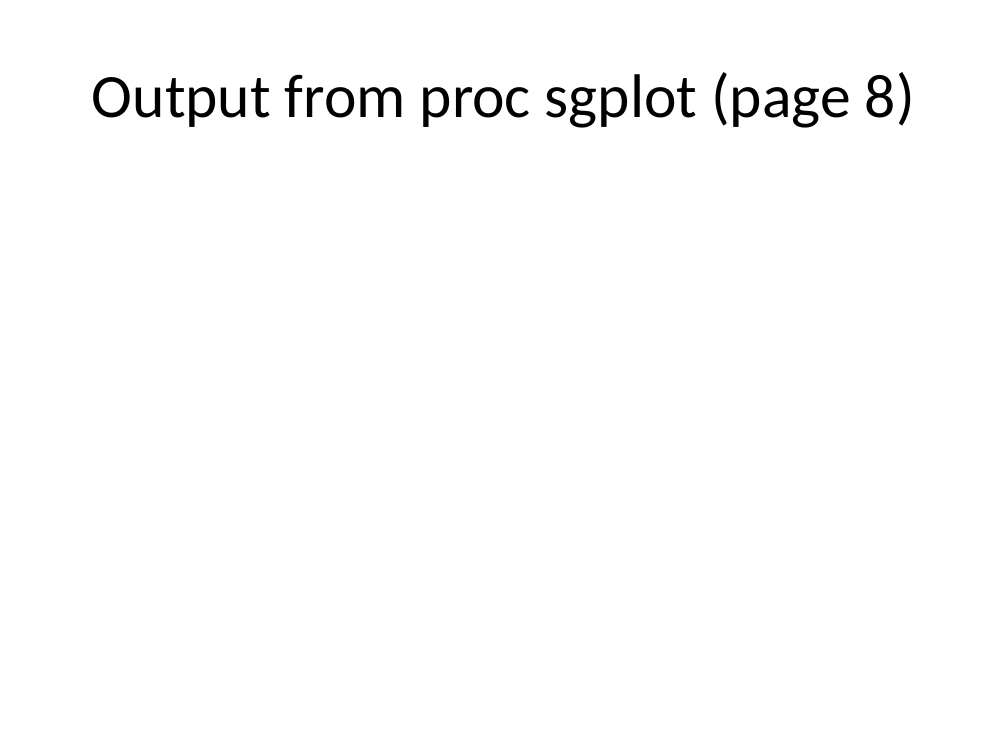
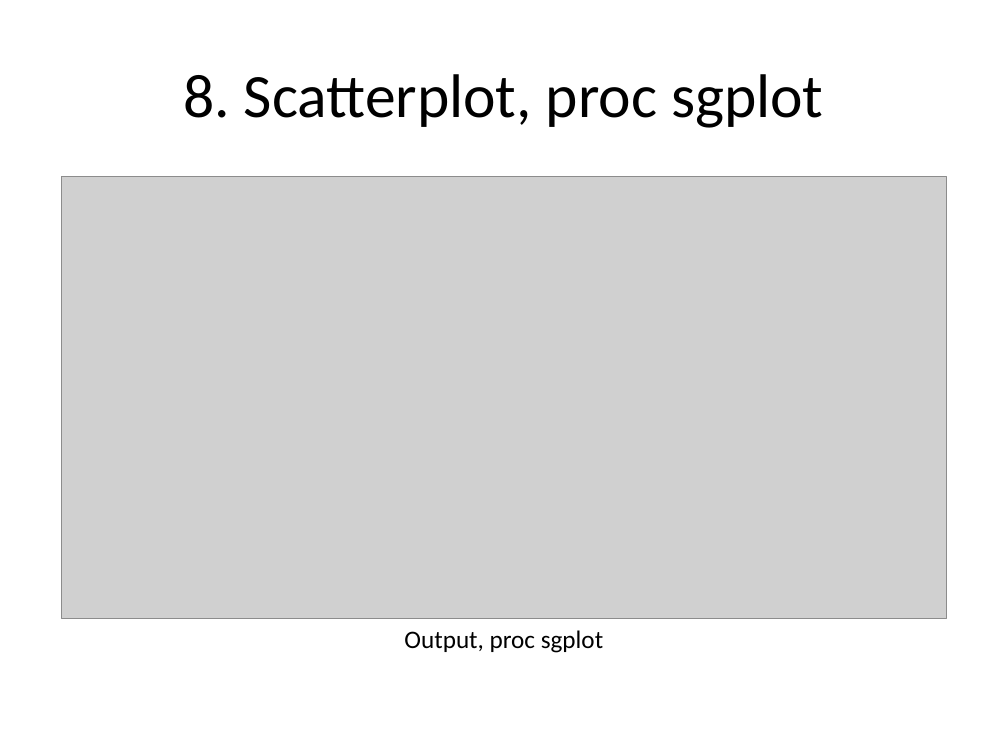
Before and after one commit to pmean/introduction-to-SAS, a slide deck: slide 16 of basics3/src/lecture03.pptx (slide 22 before the commit). Drawn at 1008x756 pixels with LibreOffice and Linux fonts; fonts in the diff are those of the drawing; grey boxes stand for pictures. Boxes give left, top, right and bottom in pixels: in the first picture for what was removed or moved away, otherwise in the second. Text is boxed around its words. In the diff, an @@ line names an element or a change of style, - is before the commit and + after.

```diff
--- a/basics3/src/lecture03.pptx
+++ b/basics3/src/lecture03.pptx
@@ title at box(183, 74, 824, 128): text changed @@
-Output from proc sgplot (page 8)
+8. Scatterplot, proc sgplot
@@ picture added at box(61, 176, 947, 619) @@
@@ text added at box(404, 630, 603, 653), 18 pt, text #000000 @@
+Output, proc sgplot
```
Also in this commit, not shown: 11 other slides changed, 8 slides added, 5 slides removed, 17 other files.
